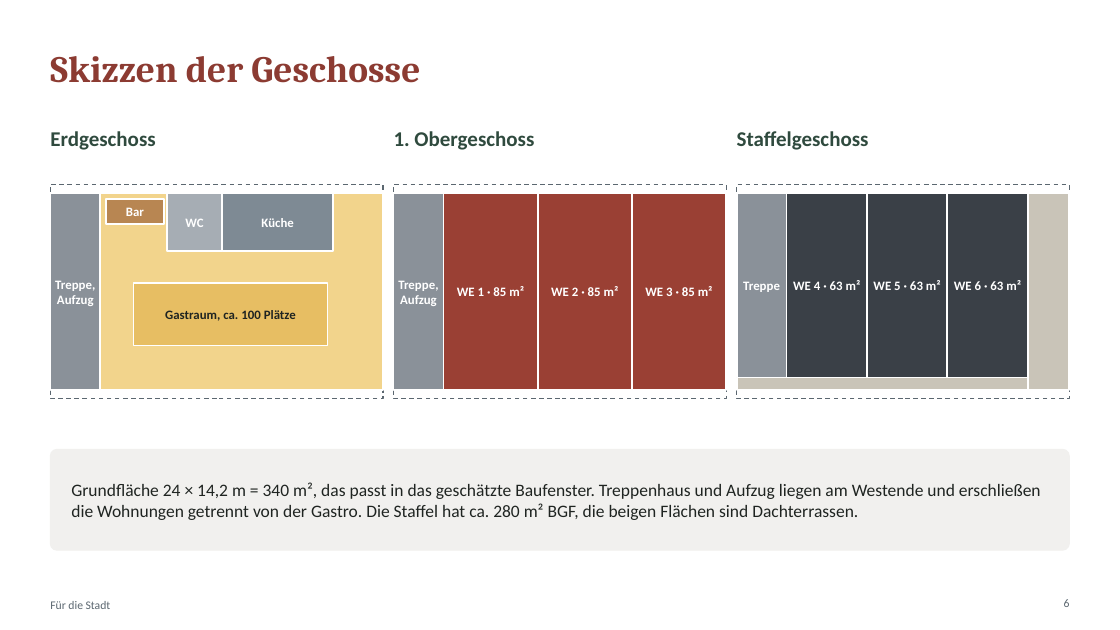
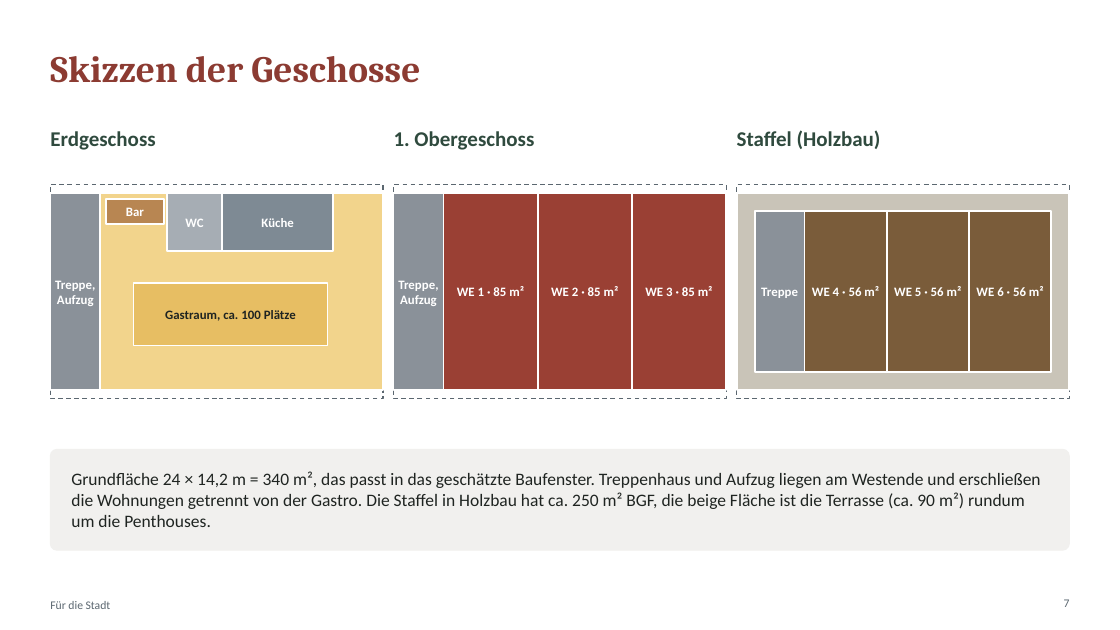
Before and after one commit to CartoonUsername/bau-projekt, a slide deck: slide 7 of praesentation/Neue-Mitte-Werlte_Baufeld3_6-Wohnungen_Gastro-EG.pptx (slide 6 before the commit). Drawn at 1120x630 pixels with LibreOffice and Linux fonts; fonts in the diff are those of the drawing. Boxes give left, top, right and bottom in pixels: in the first picture for what was removed or moved away, otherwise in the second. Text is boxed around its words. In the diff, an @@ line names an element or a change of style, - is before the commit and + after.

```diff
--- a/praesentation/Neue-Mitte-Werlte_Baufeld3_6-Wohnungen_Gastro-EG.pptx
+++ b/praesentation/Neue-Mitte-Werlte_Baufeld3_6-Wohnungen_Gastro-EG.pptx
@@ text at bbox=[737, 130, 881, 149]: text changed @@
-Staffelgeschoss
+Staffel (Holzbau)
@@ rectangle: place and size @@
-rectangle at bbox=[1028, 193, 1069, 390]
+rectangle at bbox=[737, 193, 1070, 390]
@@ text "Treppe": place and size @@
-text "Treppe" at bbox=[743, 282, 780, 292]
+text "Treppe" at bbox=[761, 288, 798, 298]
@@ rectangle: place and size @@
-rectangle at bbox=[737, 193, 786, 377]
+rectangle at bbox=[755, 211, 804, 371]
@@ rectangle: place and size @@
-rectangle at bbox=[786, 193, 867, 377]
+rectangle at bbox=[805, 211, 887, 371]
@@ rectangle: place and size @@
-rectangle at bbox=[867, 193, 948, 377]
+rectangle at bbox=[887, 211, 970, 371]
@@ fill #3A4047 to #7A5C3A in 3 elements at bbox=[805, 211, 887, 371], bbox=[887, 211, 970, 371], bbox=[970, 211, 1052, 371] @@
@@ rectangle: place and size @@
-rectangle at bbox=[948, 193, 1028, 377]
+rectangle at bbox=[970, 211, 1052, 371]
@@ text at bbox=[812, 286, 879, 296]: text changed @@
-WE 4 · 63 m²
+WE 4 · 56 m²
@@ text at bbox=[894, 286, 962, 296]: text changed @@
-WE 5 · 63 m²
+WE 5 · 56 m²
@@ text at bbox=[976, 286, 1044, 296]: text changed @@
-WE 6 · 63 m²
+WE 6 · 56 m²
@@ rectangle removed at bbox=[737, 377, 1028, 390] @@
@@ text at bbox=[71, 471, 1041, 527]: text changed @@
-Grundfläche 24 × 14,2 m = 340 m², das passt in das geschätzte Baufenster. Treppenhaus und Aufzug liegen am Westende und erschließen die Wohnungen getrennt von der Gastro. Die Staffel hat ca. 280 m² BGF, die beigen Flächen sind Dachterrassen.
+Grundfläche 24 × 14,2 m = 340 m², das passt in das geschätzte Baufenster. Treppenhaus und Aufzug liegen am Westende und erschließen die Wohnungen getrennt von der Gastro. Die Staffel in Holzbau hat ca. 250 m² BGF, die beige Fläche ist die Terrasse (ca. 90 m²) rundum um die Penthouses.
@@ page number at bbox=[1064, 599, 1070, 607]: text changed @@
-6
+7
```
Also in this commit, not shown: 15 other slides changed, 1 slide added, 13 other files.
